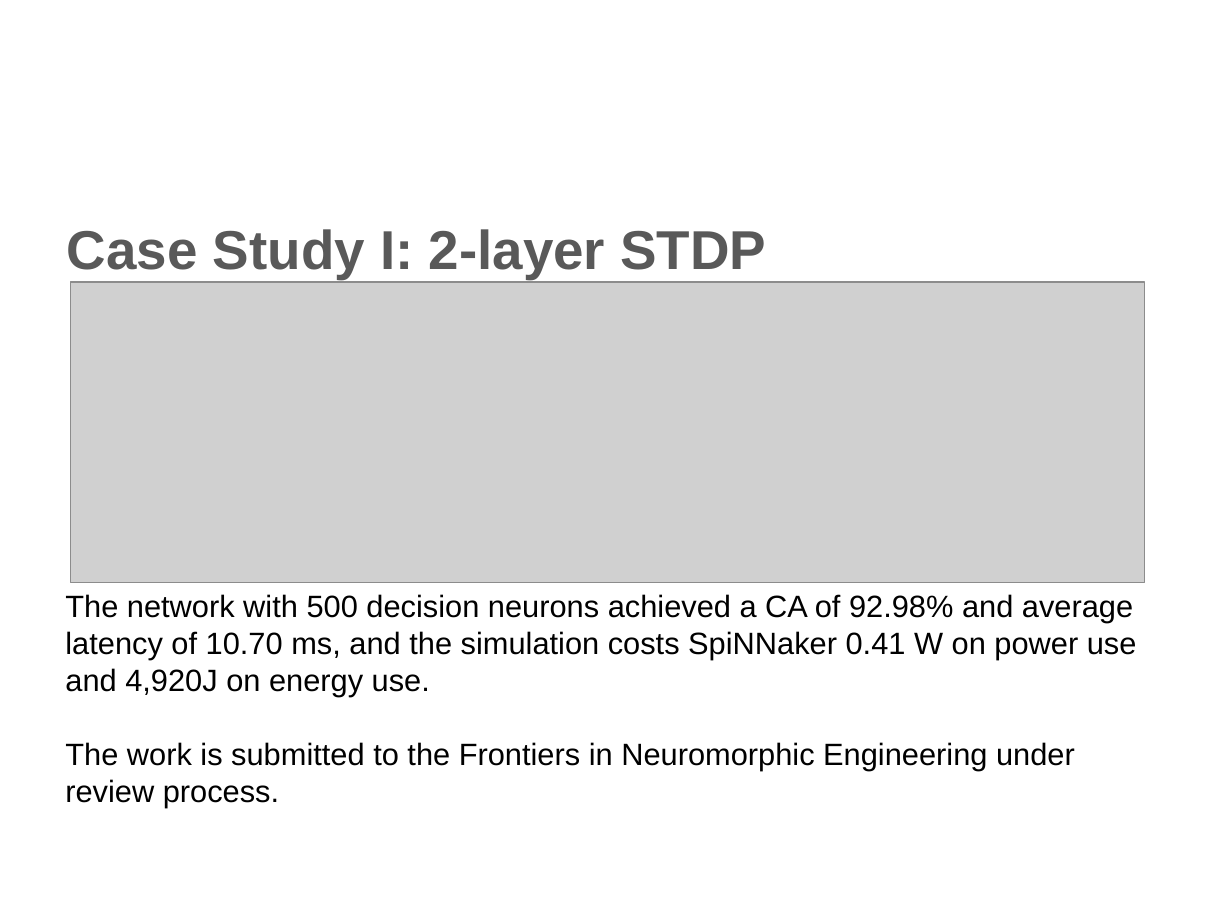
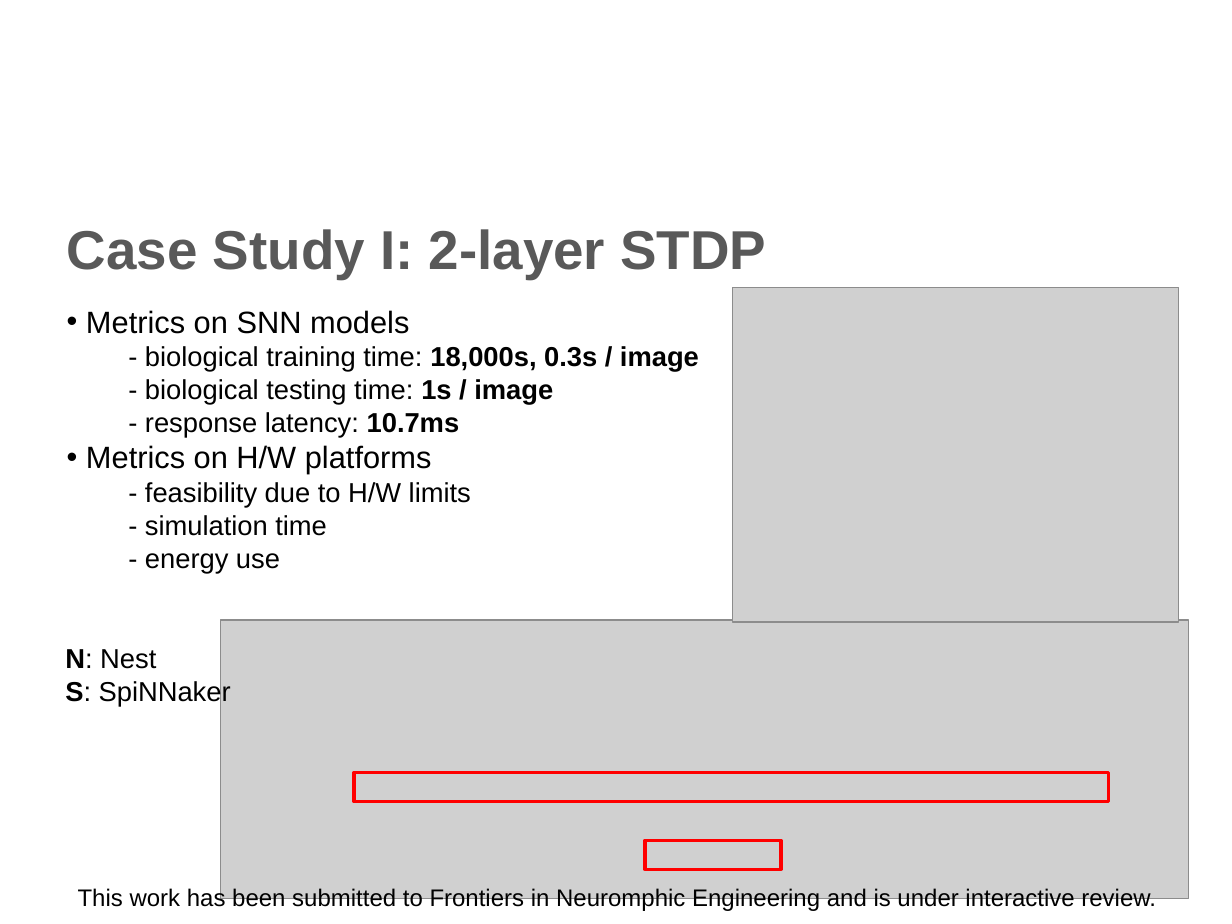
Before and after one commit to qian-liu/2nd_year_short_report, a slide deck: slide 13 of 2nd_year_int.pptx (slide 10 before the commit). Drawn at 1232x924 pixels with LibreOffice and Linux fonts; fonts in the diff are those of the drawing; grey boxes stand for pictures; background and template pictures are left out. Boxes give left, top, right and bottom in pixels: in the first picture for what was removed or moved away, otherwise in the second. Text is boxed around its words. In the diff, an @@ line names an element or a change of style, - is before the commit and + after.

```diff
--- a/2nd_year_int.pptx
+++ b/2nd_year_int.pptx
@@ picture removed at bbox=[70, 282, 1145, 583] @@
@@ picture added at bbox=[732, 287, 1178, 622] @@
@@ text at bbox=[86, 310, 699, 536]: text changed; size 18 to 16 pt @@
-The network with 500 decision neurons achieved a CA of 92.98% and average latency of 10.70 ms, and the simulation costs SpiNNaker 0.41 W on power use and 4,920J on energy use.
-The work is submitted to the Frontiers in Neuromorphic Engineering under review process.
+• Metrics on SNN models
+  - biological training time: 18,000s, 0.3s / image
+  - biological testing time: 1s / image
+  - response latency: 10.7ms
+• Metrics on H/W platforms
+  - feasibility due to H/W limits
+  - simulation time
+  - energy use
@@ picture added at bbox=[221, 620, 1189, 898] @@
@@ text added at bbox=[65, 649, 231, 707], 16 pt, text #000000 @@
+N: Nest
+S: SpiNNaker
@@ rectangle added at bbox=[354, 772, 1108, 802], outline #FF0000 2 pt @@
@@ rectangle added at bbox=[646, 840, 781, 870], outline #FF0000 2 pt @@
@@ text added at bbox=[78, 887, 1156, 912], 14 pt, text #000000 @@
+This work has been submitted to Frontiers in Neuromphic Engineering and is under interactive review.
```
Also in this commit, not shown: 7 other slides changed, 4 slides added, 1 slide removed, 1 other file.
